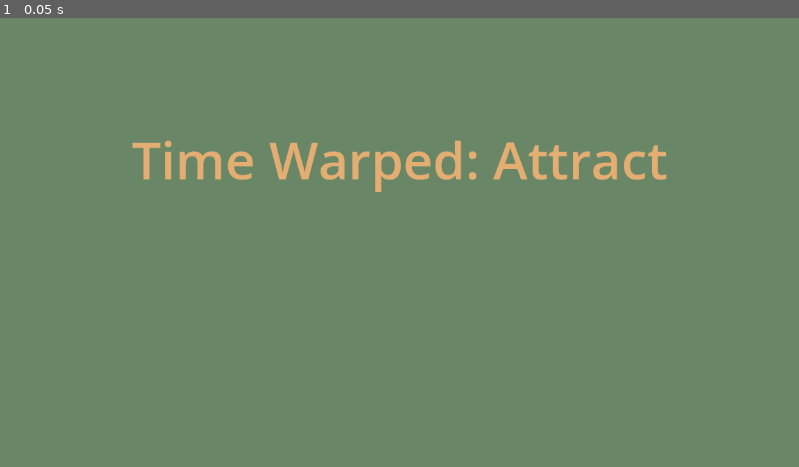
Above: before the commit, frame 1.
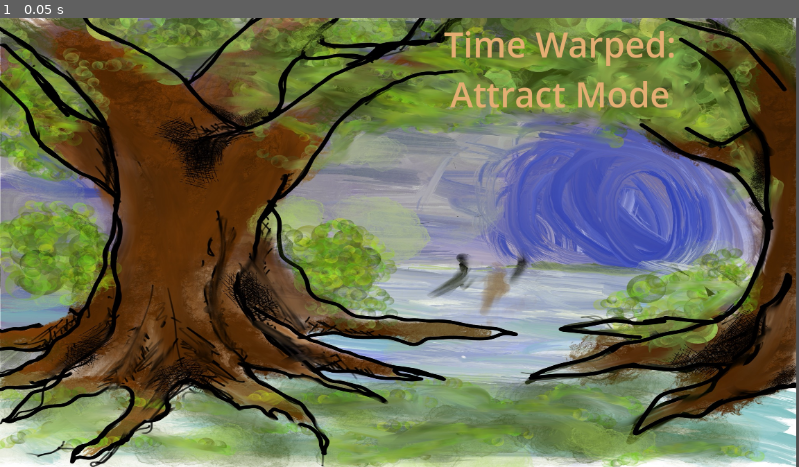
Above: after the commit, the same moment.

Repository: hotsoupkilz/pinball-soup
Game: Godot game, scene res://modes/attract/slides/attract.tscn
The game is run twice, just before and just after one commit, with the same random seed, the same clock (stepped at 60 frames per second) and the same inputs. This scene is started directly instead of the project's main scene.
Inputs:
- Up to frame 1 (0.05 s): no input

The runs differ from the first frame. In frame 1, 94% of the frame differs, in the area x 0-100%, y 0-100%.

Commit message:
add attract image, config updates

Diff:
--- a/time_warped/gmc.cfg
+++ b/time_warped/gmc.cfg
@@ -4,7 +4,6 @@
 voice={"type": "sequential"}
 
 [keyboard]
-
 ###############################################################################
 # https://missionpinball.org/latest/gmc/keyboard/
 # Examples
@@ -16,7 +15,7 @@
 # 6=["switch", "s_drop_1", "active"]
 # shift+6=["switch", "s_drop_1", "inactive"]
 # x=["switch", "s_trough_6", "toggle"]
- # switch
+
 # events
 # m=["event", "start_mode_multiball"]
 # d=["event", "drop_bank_left_complete"]
@@ -26,52 +25,54 @@
 # https://www.ipdb.org/files/2568/Williams_1979_Time_Warp_English_Manual_no_schematics.pdf
 
 ## admin switches
+# TODO align names with /config/config.yaml as these have been updated
 enter=["switch", "s_start_button"] # switch 3
-1=["switch","s_plumb_bob_tilt"] # switch 1
-2=["switch","s_ball_roll_tilt"] # switch 2
-4=["switch","s_right_open"] # switch 4
-5=["switch","s_center_coin"] # switch 5
-6=["switch","s_left_coin"] # switch 6
-7=["switch","s_slam_tilt"] # switch 7
-8=["switch","s_high_score_reset"] # switch 8
-9=["switch","s_outhole"] # switch 9
+# 1=["switch","s_plumb_bob_tilt"] # switch 1
+# 2=["switch","s_ball_roll_tilt"] # switch 2
+# 4=["switch","s_right_open"] # switch 4
+# 5=["switch","s_center_coin"] # switch 5
+# 6=["switch","s_left_coin"] # switch 6
+# 7=["switch","s_slam_tilt"] # switch 7
+# 8=["switch","s_high_score_reset"] # switch 8
+shift+enter=["switch","s_outhole"] # switch 9
 
 ## playfield switches
-shift+0=["switch","s_upper_right_standup"] # switch 10
-shift+1=["switch","s_upper_left_standup"] # switch 11
-shift+2=["switch","s_upper_left_rollover"] # switch 12
-shift+3=["switch","s_upper_mid_rollover"] # switch 13
-shift+4=["switch","s_upper_right_rollover"] # switch 14
-shift+5=["switch","s_upper_eject_hole"] # switch 15
-shift+6=["switch","s_upper_right_target"] # switch 16
-shift+7=["switch","s_upper_left_target"] # switch 17
-shift+8=["switch","s_lower_right_inlane"] # switch 18
-shift+9=["switch","s_mid_jet_bumper_left_top"] # switch 19
-ctrl+0=["switch","s_mid_jet_bumper_left_mid"] # switch 20
-ctrl+1=["switch","s_mid_jet_bumper_left_bottom"] # switch 21
-ctrl+2=["switch","s_mid_jet_bumper_right_mid"] # switch 22
-ctrl+3=["switch","s_mid_jet_bumper_right"] # switch 23
-ctrl+4=["switch","s_mid_right_eject_hole"] # switch 24
-ctrl+5=["switch","s_mid_5bank_drop_target_left"] # switch 25
-ctrl+6=["switch","s_mid_5bank_drop_target_left_mid"] # switch 26
-ctrl+7=["switch","s_mid_5bank_drop_target_mid"] # switch 27
-ctrl+8=["switch","s_mid_5bank_drop_target_right_mid"] # switch 28
-ctrl+9=["switch","s_mid_5bank_drop_target_right"] # switch 29
-alt+0=["switch","s_mid_5bank_drop_target_series"] # switch 30
-alt+1=["switch","s_mid_5bank_drop_target_standup"] # switch 31
-alt+2=["switch","s_lower_right_standup"] # switch 32
-alt+3=["switch","s_mid_3bank_drop_target_left"] # switch 33
-alt+4=["switch","s_mid_3bank_drop_target_mid"] # switch 34
-alt+5=["switch","s_mid_3bank_drop_target_right"] # switch 35
-alt+6=["switch","s_mid_3bank_drop_target_series"] # switch 36
-alt+7=["switch","s_mid_3bank_drop_target_standup"] # switch 37
-alt+8=["switch","s_lower_left_standup"] # switch 38
-alt+9=["switch","s_lower_right_outlane"] # switch 39
-tab+0=["switch","s_lower_left_outlane"] # switch 40
-tab+1=["switch","s_lower_right_kicker"] # switch 41
-tab+2=["switch","s_lower_left_kicker"] # switch 42
-tab+3=["switch","s_lower_playfield_tilt"] # switch 43
-tab+4=["switch","s_lower_left_inlane"] # switch 44
+# TODO align names with /config/config.yaml as these have been updated
+# shift+0=["switch","s_upper_right_standup"] # switch 10
+# shift+1=["switch","s_upper_left_standup"] # switch 11
+# shift+2=["switch","s_upper_left_rollover"] # switch 12
+# shift+3=["switch","s_upper_mid_rollover"] # switch 13
+# shift+4=["switch","s_upper_right_rollover"] # switch 14
+# shift+5=["switch","s_upper_eject_hole"] # switch 15
+# shift+6=["switch","s_upper_right_target"] # switch 16
+# shift+7=["switch","s_upper_left_target"] # switch 17
+# shift+8=["switch","s_lower_right_inlane"] # switch 18
+# shift+9=["switch","s_mid_jet_bumper_left_top"] # switch 19
+# ctrl+0=["switch","s_mid_jet_bumper_left_mid"] # switch 20
+# ctrl+1=["switch","s_mid_jet_bumper_left_bottom"] # switch 21
+# ctrl+2=["switch","s_mid_jet_bumper_right_mid"] # switch 22
+# ctrl+3=["switch","s_mid_jet_bumper_right"] # switch 23
+# ctrl+4=["switch","s_mid_right_eject_hole"] # switch 24
+# ctrl+5=["switch","s_mid_5bank_drop_target_left"] # switch 25
+# ctrl+6=["switch","s_mid_5bank_drop_target_left_mid"] # switch 26
+# ctrl+7=["switch","s_mid_5bank_drop_target_mid"] # switch 27
+# ctrl+8=["switch","s_mid_5bank_drop_target_right_mid"] # switch 28
+# ctrl+9=["switch","s_mid_5bank_drop_target_right"] # switch 29
+# alt+0=["switch","s_mid_5bank_drop_target_series"] # switch 30
+# alt+1=["switch","s_mid_5bank_drop_target_standup"] # switch 31
+# alt+2=["switch","s_lower_right_standup"] # switch 32
+# alt+3=["switch","s_mid_3bank_drop_target_left"] # switch 33
+# alt+4=["switch","s_mid_3bank_drop_target_mid"] # switch 34
+# alt+5=["switch","s_mid_3bank_drop_target_right"] # switch 35
+# alt+6=["switch","s_mid_3bank_drop_target_series"] # switch 36
+# alt+7=["switch","s_mid_3bank_drop_target_standup"] # switch 37
+# alt+8=["switch","s_lower_left_standup"] # switch 38
+# alt+9=["switch","s_lower_right_outlane"] # switch 39
+# tab+0=["switch","s_lower_left_outlane"] # switch 40
+# tab+1=["switch","s_lower_right_kicker"] # switch 41
+# tab+2=["switch","s_lower_left_kicker"] # switch 42
+# tab+3=["switch","s_lower_playfield_tilt"] # switch 43
+# tab+4=["switch","s_lower_left_inlane"] # switch 44
 
 ## events
 # TODO
--- a/time_warped/modes/attract/slides/attract.tscn
+++ b/time_warped/modes/attract/slides/attract.tscn
@@ -1,29 +1,31 @@
-[gd_scene load_steps=2 format=3 uid="uid://dcwepegrfhdrk"]
+[gd_scene load_steps=3 format=3 uid="uid://dcwepegrfhdrk"]
 
 [ext_resource type="Script" path="res://addons/mpf-gmc/classes/mpf_slide.gd" id="1_fxg0e"]
+[ext_resource type="Texture2D" uid="uid://k7pxgb7trerh" path="res://modes/attract/slides/IMG_1474.jpg" id="2_030mk"]
 
 [node name="Attract" type="Control"]
 layout_mode = 3
 anchors_preset = 0
 script = ExtResource("1_fxg0e")
 
-[node name="ColorRect" type="ColorRect" parent="."]
+[node name="TextureRect" type="TextureRect" parent="."]
 layout_mode = 0
-offset_right = 1152.0
+offset_right = 1148.0
 offset_bottom = 648.0
-color = Color(0.410304, 0.530837, 0.40332, 1)
+texture = ExtResource("2_030mk")
+expand_mode = 1
 
 [node name="Label" type="Label" parent="."]
 layout_mode = 1
 anchors_preset = -1
 anchor_left = 0.003
 anchor_right = 0.003
-offset_left = 4.0
-offset_top = 152.0
-offset_right = 1149.0
-offset_bottom = 433.0
+offset_left = 595.0
+offset_top = 3.0
+offset_right = 1021.0
+offset_bottom = 169.0
 theme_override_colors/font_color = Color(0.892801, 0.682874, 0.453073, 1)
-theme_override_font_sizes/font_size = 75
-text = "Time Warped: Attract"
+theme_override_font_sizes/font_size = 50
+text = "Time Warped: Attract Mode"
 horizontal_alignment = 1
 autowrap_mode = 3
Not shown, changed: time_warped/config/config.yaml
Binary file added: time_warped/modes/attract/slides/IMG_1474.jpg
Not shown, added: time_warped/modes/attract/slides/IMG_1474.jpg.import
Not shown, changed: time_warped/.gitignore
